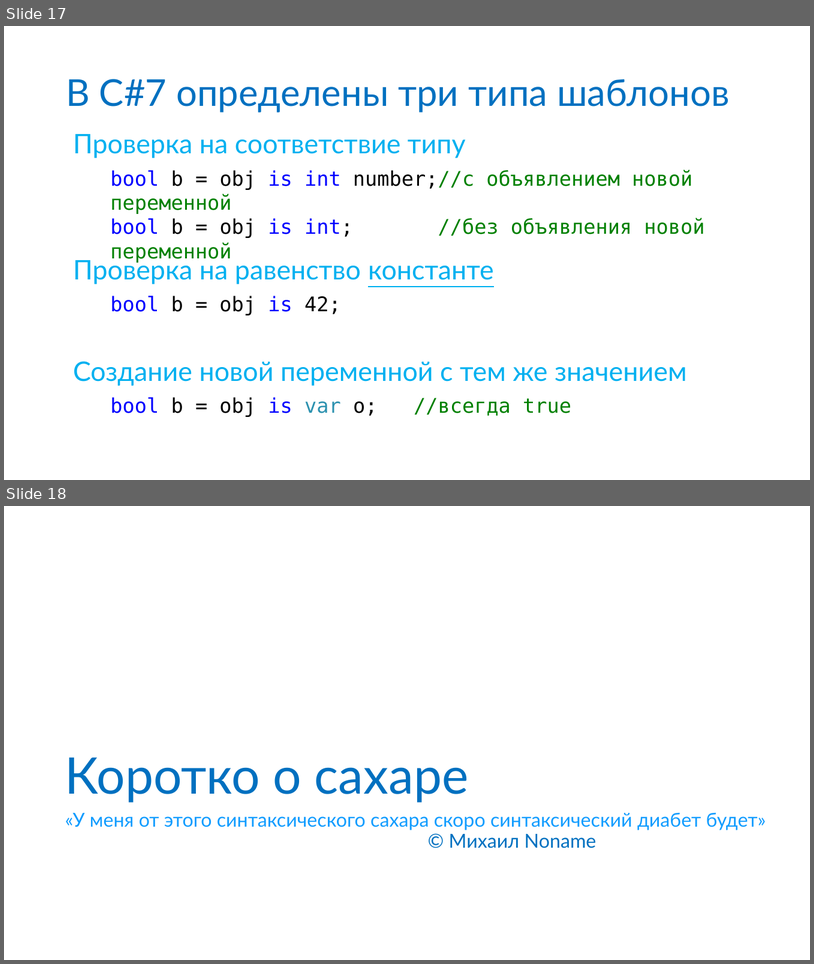
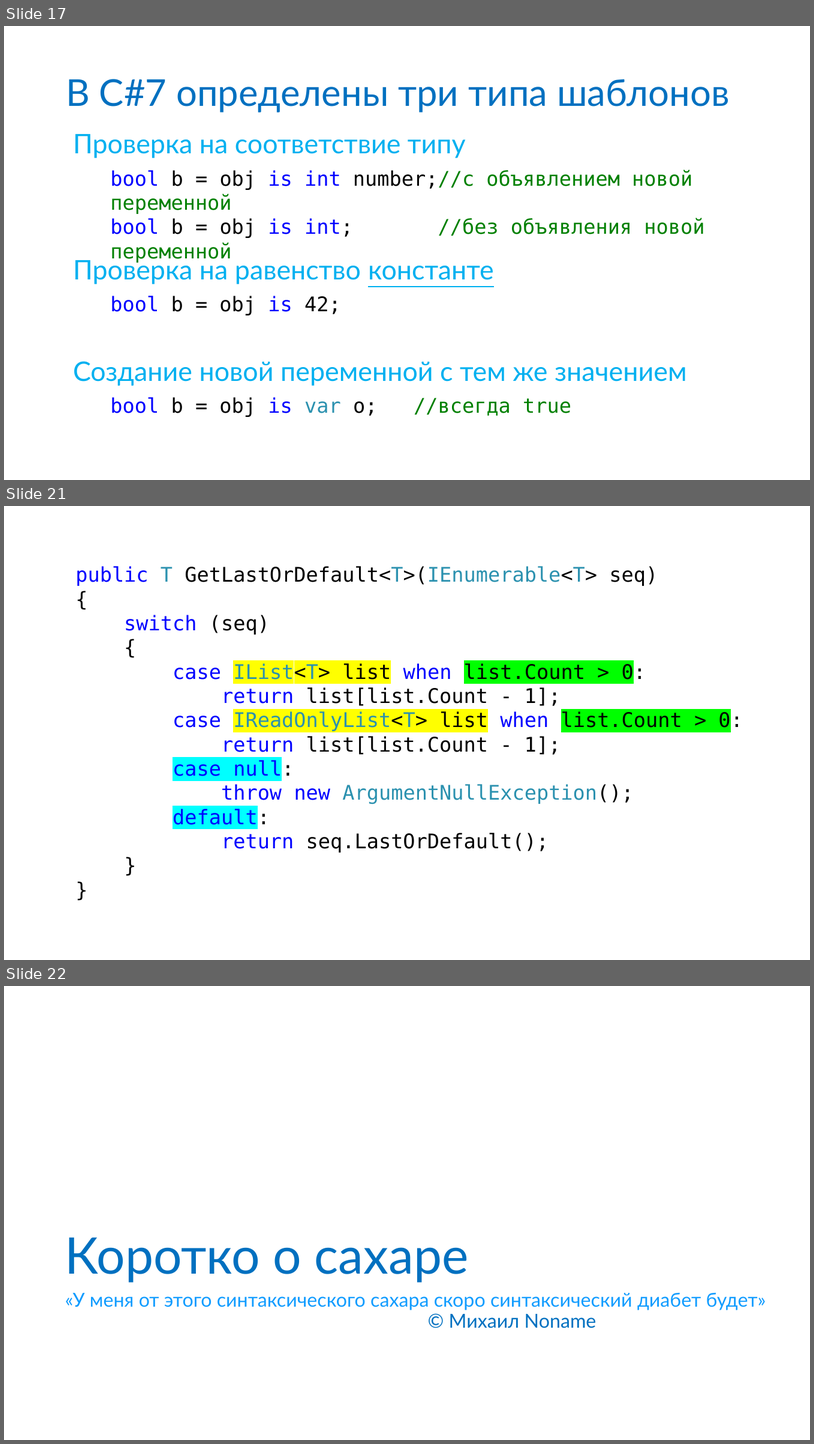
Before and after one commit to anaym/FC-CS7, a slide deck: CS7.pptx. Shown one above the other, each under a label of ours: slides 17 and 18 before the commit, slides 17, 21 and 22 after it; the slides between them are not shown. The pictures are 814x964 and 814x1444 pixels, drawn with LibreOffice and Linux fonts; fonts in the diff are those of the drawing. Boxes give left, top, right and bottom in pixels: in the first picture for what was removed or moved away, otherwise in the second. Text is boxed around its words. In the diff, an @@ line names an element or a change of style, - is before the commit and + after.

```diff
--- a/CS7.pptx
+++ b/CS7.pptx
@@ slide 21 added at (4,506,810,960), background #FFFFFF @@
@@ text added at (75,566,743,852), 24 pt, text #000000 @@
+public T GetLastOrDefault<T>(IEnumerable<T> seq)
+{
+switch (seq)
+{
+case IList<T> list when list.Count > 0:
+return list[list.Count - 1];
+case IReadOnlyList<T> list when list.Count > 0:
+return list[list.Count - 1];
+case null:
+throw new ArgumentNullException();
+default:
+return seq.LastOrDefault();
+}
+}
@@ what was slide 18 is now slide 22 @@
```
Also in this commit, not shown: 3 slides changed, 8 other slides added, 1 slide removed, 5 other files.
